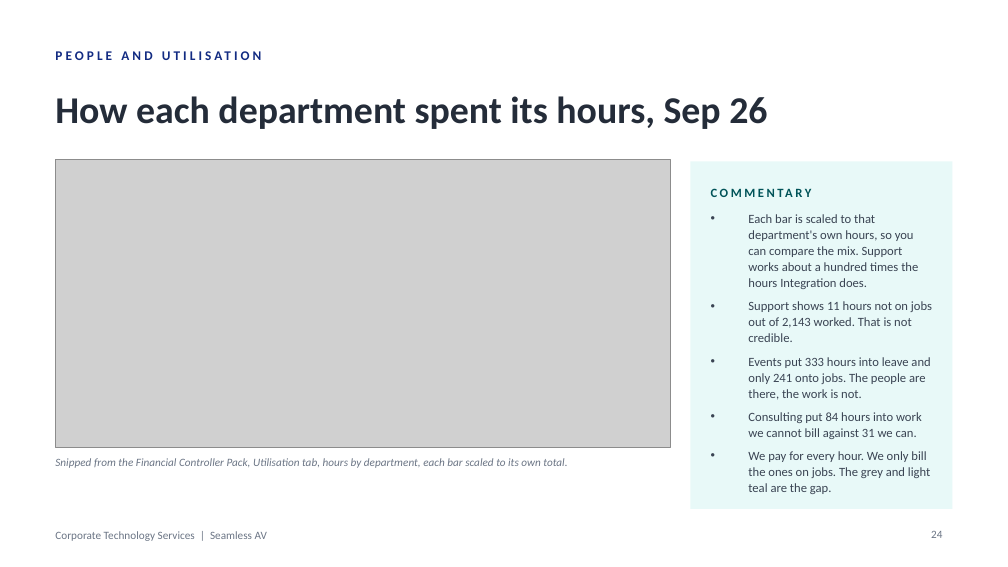
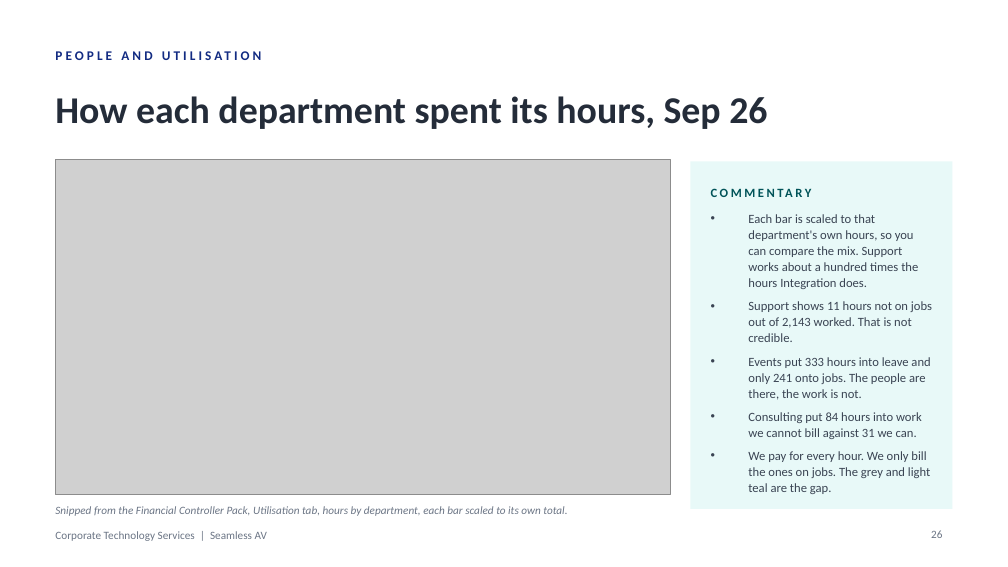
Before and after one commit to WesleyNelson-O33/Claude, a slide deck: slide 26 of deck/CTS Monthly Business Review - September 2026.pptx (slide 24 before the commit). Drawn at 1008x567 pixels with LibreOffice and Linux fonts; fonts in the diff are those of the drawing; grey boxes stand for pictures. Boxes give left, top, right and bottom in pixels: in the first picture for what was removed or moved away, otherwise in the second. Text is boxed around its words. In the diff, an @@ line names an element or a change of style, - is before the commit and + after.

```diff
--- a/deck/CTS Monthly Business Review - September 2026.pptx
+++ b/deck/CTS Monthly Business Review - September 2026.pptx
@@ picture: place and size @@
-picture at bbox=[55, 159, 670, 448]
+picture at bbox=[55, 159, 670, 495]
@@ text "Snipped from the Financial Controller ...": place and size @@
-text "Snipped from the Financial Controller ..." at bbox=[55, 458, 567, 468]
+text "Snipped from the Financial Controller ..." at bbox=[55, 506, 567, 516]
@@ page number at bbox=[931, 530, 942, 538]: text changed @@
-24
+26
```
Also in this commit, not shown: 1 other slide changed, 2 slides added, 25 other files.
